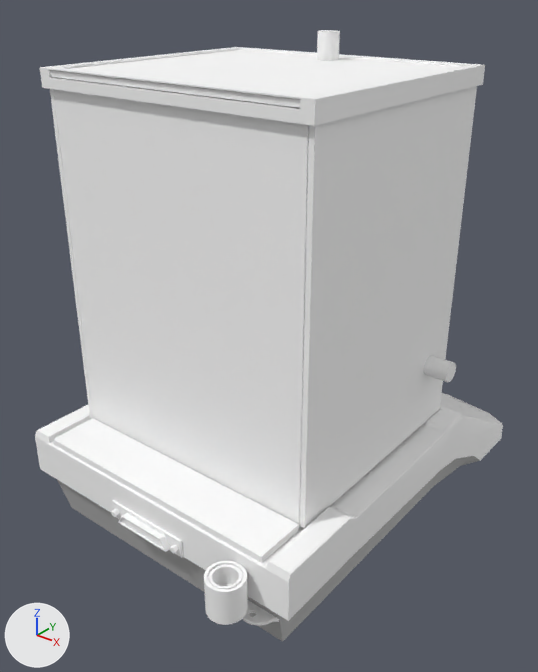
What one commit did to the FBX model Assets/Art/Models/temporaryScale.fbx.
Camera for both pictures: a camera (50 mm lens) standing at (0.243, -0.334, 0.298) and looking at (-0.002, -0.028, 0.108). The lights are fixed; the arrows at lower left show +X, +Y and +Z. Where no turn or scale is listed for an object, it has been applied to the vertices. Vertices at the same position are counted once.

The first picture shows 'backGlass', 'bodyBottom', 'bodyTop', 'bodyTopDetail', 'glass_enclosure', 'leftGlass', 'levelIndicator', 'pinConnector', 'rightGlass', 'topGlass'.
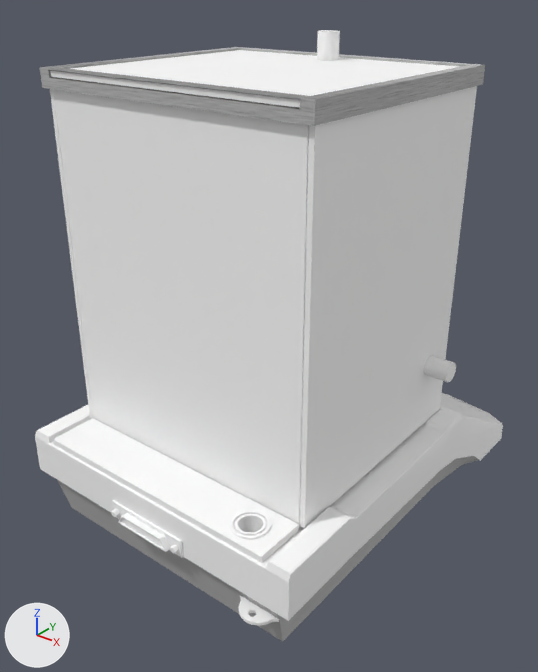
The change, as a list of edits to the scene's bpy script:
```text
Add img_metal_diffuse_tga:
    img_metal_diffuse_tga = load_image('metal_diffuse.tga', '../Textures/metal_diffuse.tga', 1024, 1024, 'sRGB')
Add mat_brushedmetal:
    mat_brushedmetal = principled_material('BrushedMetal')
    mat_brushedmetal.texture = img_metal_diffuse_tga
    mat_brushedmetal.roughness = 0.853
Change me_mesh_015:
    used by ob_glass_enclosure; location = (-0.0005, -0.0327, 0.2522)
    remove me_mesh_015.from_pydata(...)  # 40 vertices, 72 faces; spans x -0.082..0.082, y -0.073..0.073, z -0.005..0.005
    add me_mesh_015.from_pydata(...)  # 40 vertices, 84 faces; spans x -0.082..0.082, y -0.073..0.073, z -0.005..0.005
    me_mesh_015 part 1: 72 faces spanning x -0.082..0.082, y -0.073..0.073, z -0.005..0.005 switch from mat_lambert1 (white #ffffff) to mat_brushedmetal (picture img_metal_diffuse_tga)
Change me_mesh_002:
    used by ob_bodytopdetail; location = (0.0, -0.0486, 0.057)
    remove me_mesh_002.from_pydata(...)  # 88 vertices, 126 faces; spans x -0.077..0.077, y -0.083..0.083, z -0.002..0.002
    add me_mesh_002.from_pydata(...)  # 92 vertices, 132 faces; spans x -0.077..0.077, y -0.083..0.083, z -0.002..0.002
    me_mesh_002 part 2
    2 faces are deleted
    4 vertices are added at (0.052, -0.077, 0.002), (0.065, -0.077, 0.002), (0.065, -0.064, 0.002), (0.052, -0.064, 0.002)
    8 new faces join them
Change ob_levelindicator:
    ob_levelindicator.location: (0.0643, -0.143, 0.039) -> (0.0588, -0.1184, 0.0505)
```

What differs and where, as boxes (x1, y1, x2, y2) in the pictures (538 x 672 px):
'levelIndicator', moved
    before: (204, 561, 248, 625)
    after: (230, 510, 271, 540)
part 1 of me_mesh_015, recoloured
    both: (40, 47, 485, 126)
part 2 of me_mesh_002, built on
    both: (146, 466, 299, 557)
